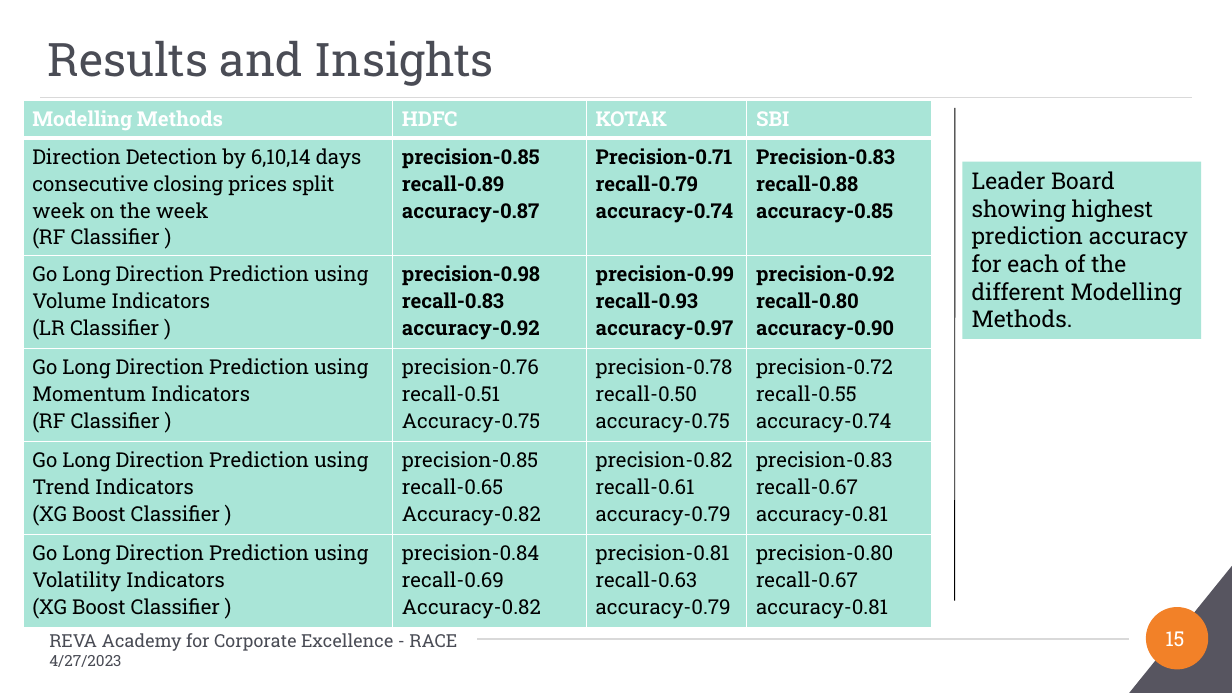
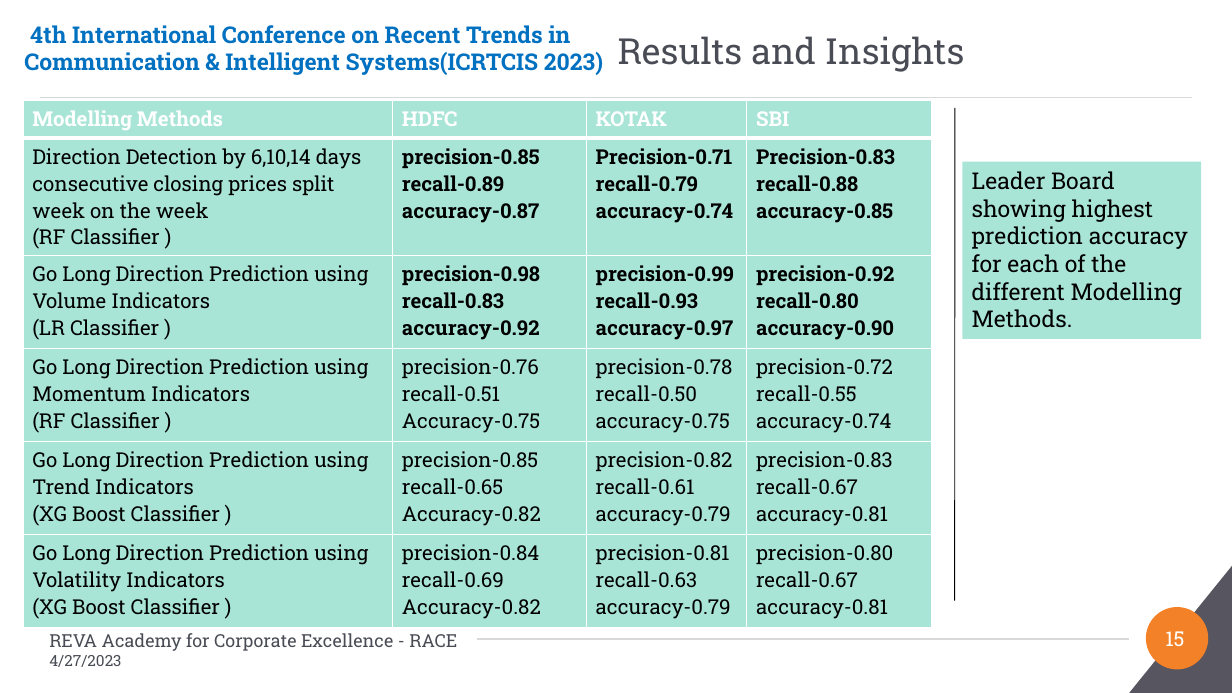
Before and after one commit to Embedded-org/ACCOMPLISHMENTS, a slide deck: slide 15 of RACE_CAPSTONE_PROJECT2/Conference_Paper2/PaperID-180_Direction Detection of Select Stocks with Machine Learning.pptx. Drawn at 1232x693 pixels with LibreOffice and Linux fonts; fonts in the diff are those of the drawing; background and template pictures are left out. Boxes give left, top, right and bottom in pixels: in the first picture for what was removed or moved away, otherwise in the second. Text is boxed around its words. In the diff, an @@ line names an element or a change of style, - is before the commit and + after.

```diff
--- a/RACE_CAPSTONE_PROJECT2/Conference_Paper2/PaperID-180_Direction Detection of Select Stocks with Machine Learning.pptx
+++ b/RACE_CAPSTONE_PROJECT2/Conference_Paper2/PaperID-180_Direction Detection of Select Stocks with Machine Learning.pptx
@@ text added at (24, 25, 603, 75), 18 pt, text #0070C0, bold @@
+4th International Conference on Recent Trends in Communication & Intelligent Systems(ICRTCIS 2023)
@@ title "Results and Insights": place and size @@
-title "Results and Insights" at (48, 41, 494, 86)
+title "Results and Insights" at (618, 36, 965, 72)
@@ title "Results and Insights" at (618, 36, 965, 72): size 36 to 28 pt @@
```
Also in this commit, not shown: 22 other slides changed.
